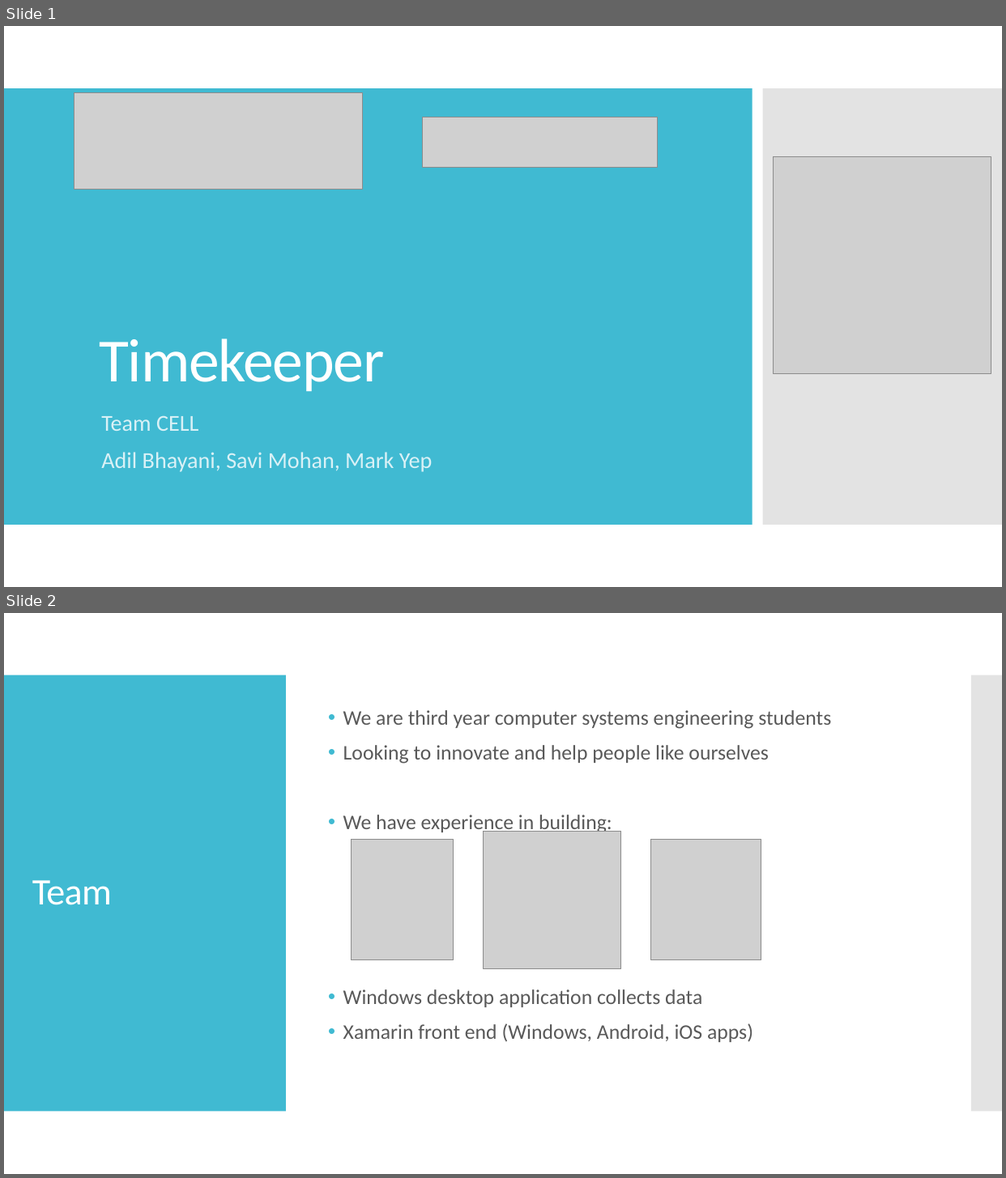
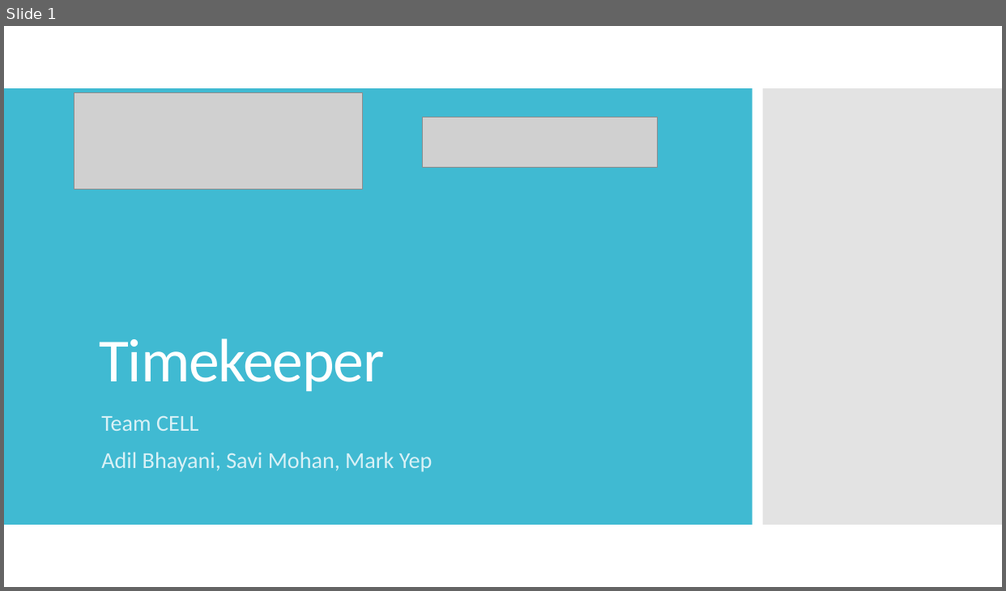
Before and after one commit to SaviMohan/Timekeeper, a slide deck: Planning/Timekeeper.pptx. Shown one above the other, each under a label of ours: slides 1 and 2 before the commit, slide 1 after it. The pictures are 1006x1178 and 1006x591 pixels, drawn with LibreOffice and Linux fonts; fonts in the diff are those of the drawing; grey boxes stand for pictures. Boxes give left, top, right and bottom in pixels: in the first picture for what was removed or moved away, otherwise in the second. Text is boxed around its words. In the diff, an @@ line names an element or a change of style, - is before the commit and + after.

```diff
--- a/Planning/Timekeeper.pptx
+++ b/Planning/Timekeeper.pptx
@@ slide 2 removed at (4, 613, 1002, 1174), background #FFFFFF @@
@@ rectangle removed at (4, 675, 286, 1112) @@
@@ rectangle removed at (971, 675, 1002, 1112) @@
@@ text removed at (343, 710, 831, 1042) @@
-• We are third year computer systems engineering students
-• Looking to innovate and help people like ourselves
-• We have experience in building:
-• Windows desktop application collects data
-• Xamarin front end (Windows, Android, iOS apps)
@@ picture removed at (484, 831, 621, 969) @@
@@ picture removed at (351, 840, 454, 960) @@
@@ picture removed at (651, 840, 761, 960) @@
@@ title removed at (32, 880, 112, 905) @@
-Team
@@ slide 1 changed as well @@
@@ picture removed at (774, 157, 991, 374) @@
```
Also in this commit, not shown: 2 other slides changed, 6 slides added, 5 other slides removed, 1 other file.
